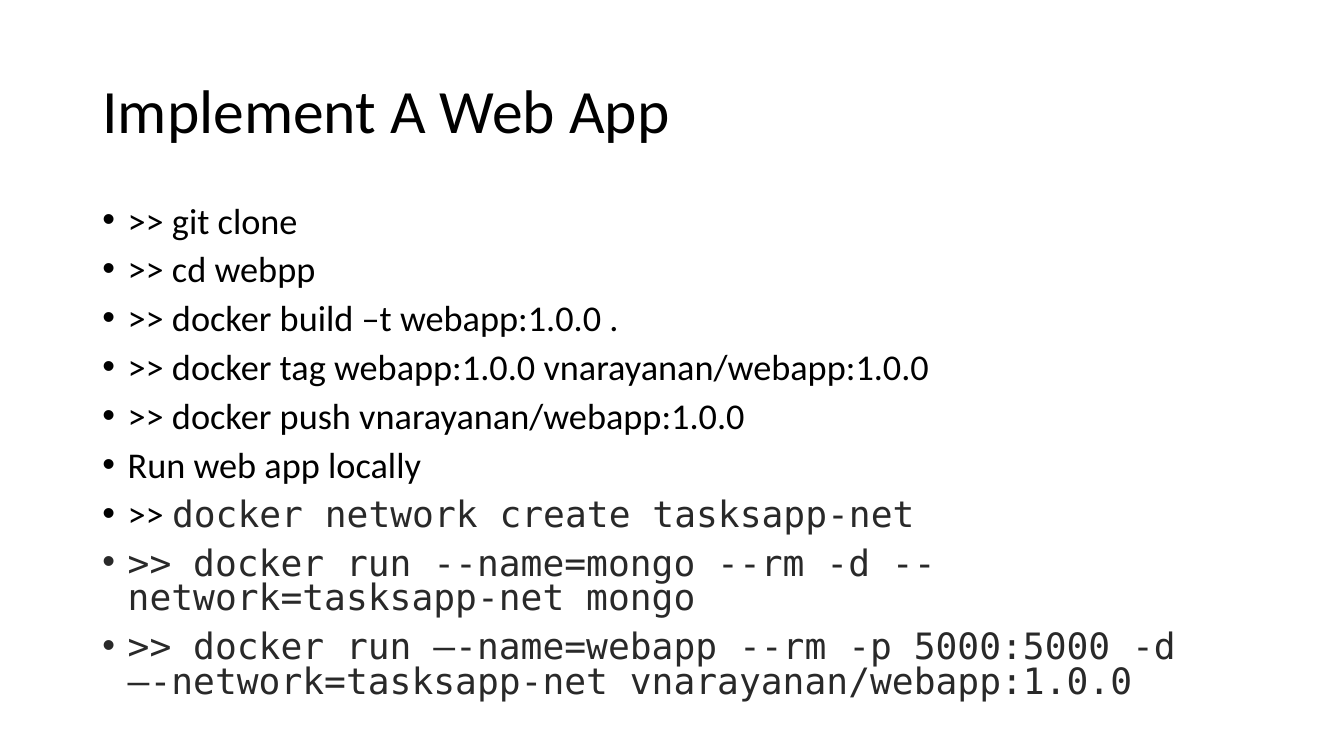
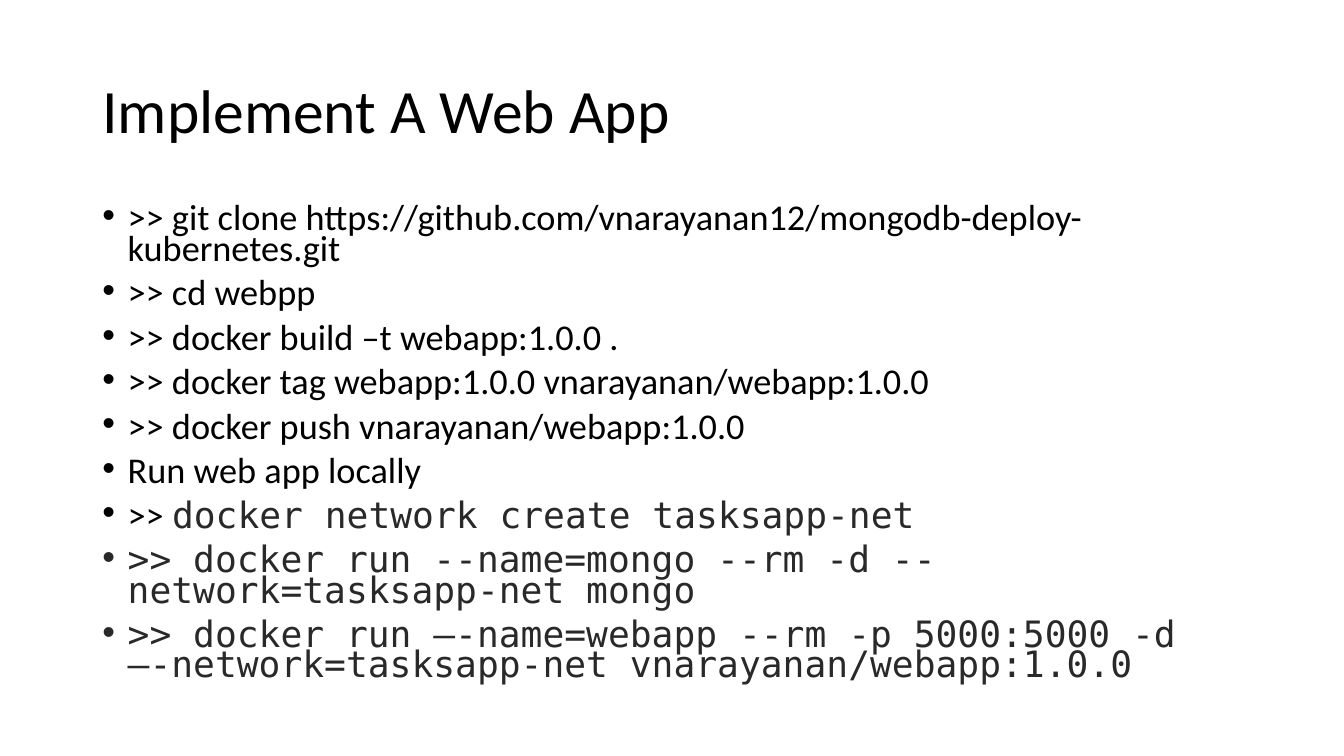
Before and after one commit to bridgecrew-perf6/mongodb-deploy-kubernetes, a slide deck: slide 31 of webapp/MongoDBDemo.pptx. Drawn at 1344x756 pixels with LibreOffice and Linux fonts; fonts in the diff are those of the drawing. Boxes give left, top, right and bottom in pixels: in the first picture for what was removed or moved away, otherwise in the second. Text is boxed around its words. In the diff, an @@ line names an element or a change of style, - is before the commit and + after.

Commit message:
Modified ppt

```diff
--- a/webapp/MongoDBDemo.pptx
+++ b/webapp/MongoDBDemo.pptx
@@ text at (128,204,1082,268): text changed @@
-• >> git clone
+• >> git clone https://github.com/vnarayanan12/mongodb-deploy-kubernetes.git
@@ text at (128,279,1176,685): line spacing 0.8 to 0.7 @@
```
